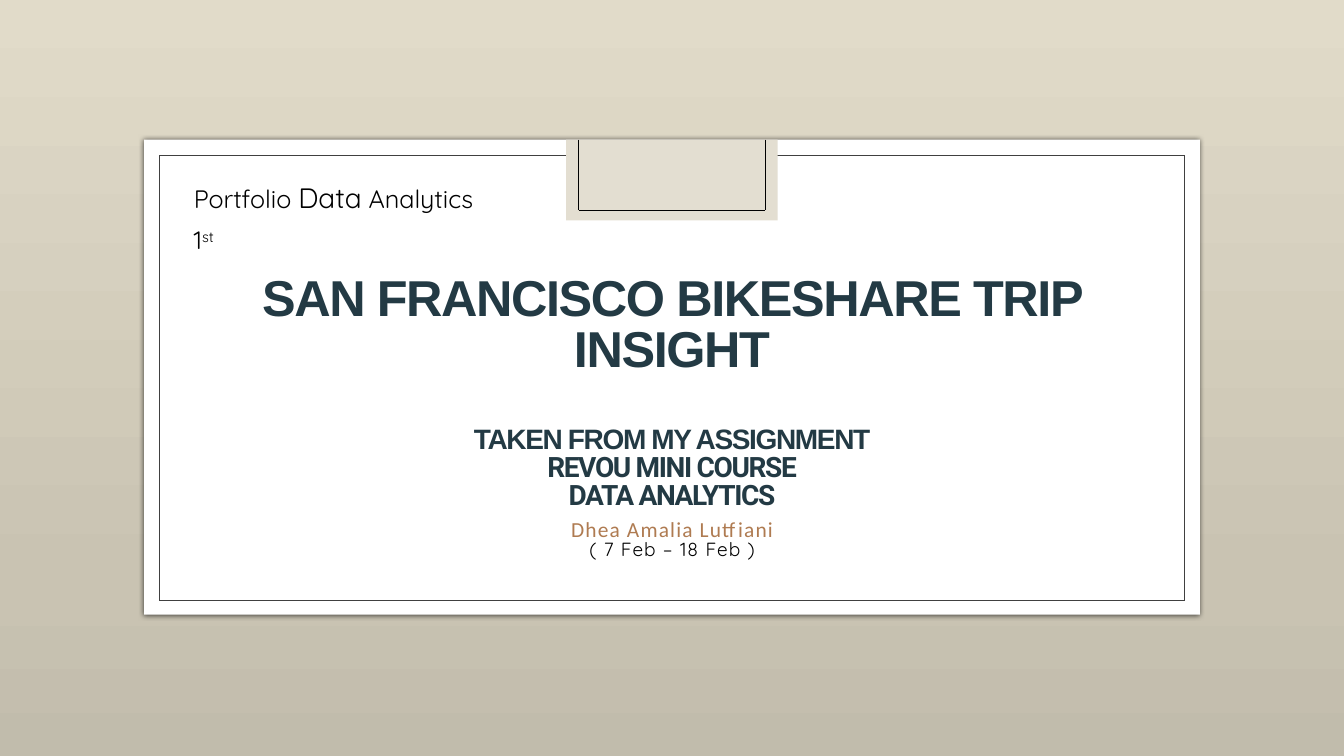
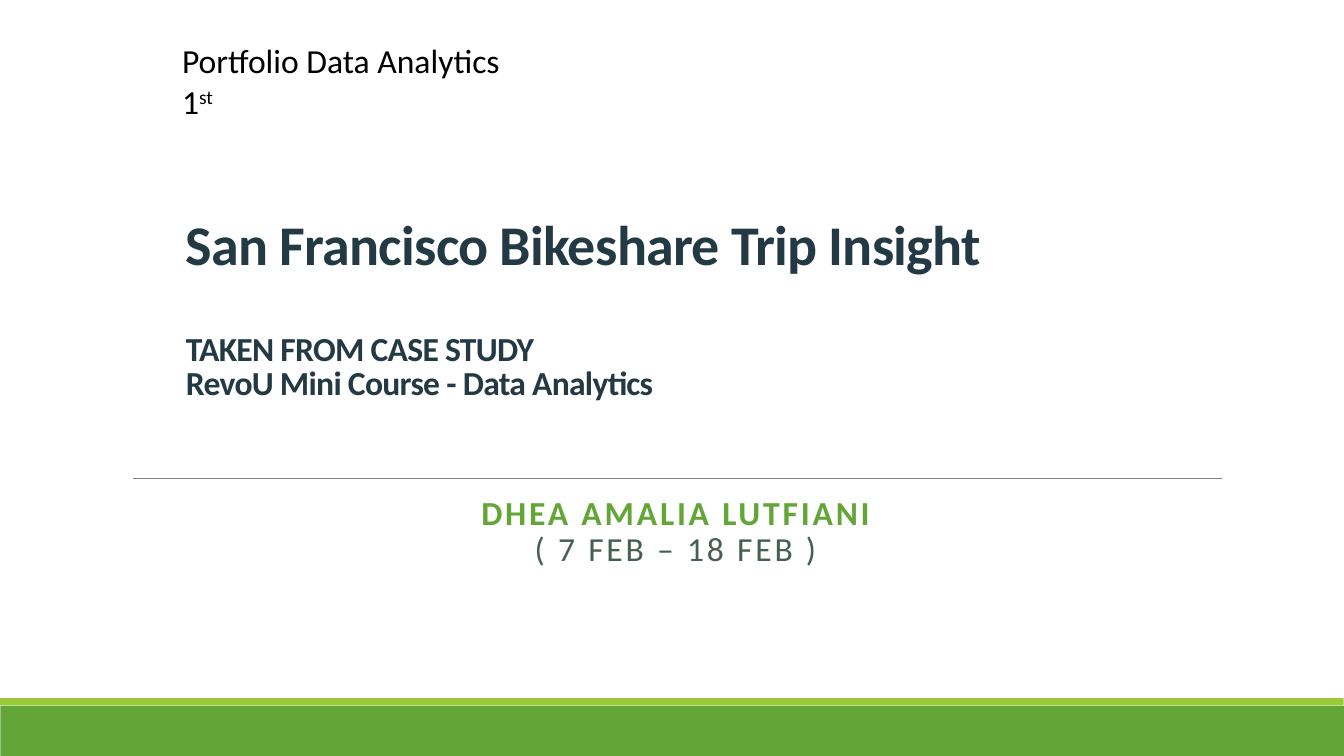
Before and after one commit to damalialutfiani/Assignment1-Data-Analytics-revou, a slide deck: slide 1 of ASSIGNMENT1.pptx. Drawn at 1344x756 pixels with LibreOffice and Linux fonts; fonts in the diff are those of the drawing; background and template pictures are left out. Boxes give left, top, right and bottom in pixels: in the first picture for what was removed or moved away, otherwise in the second. Text is boxed around its words. In the diff, an @@ line names an element or a change of style, - is before the commit and + after.

```diff
--- a/ASSIGNMENT1.pptx
+++ b/ASSIGNMENT1.pptx
@@ background picture (left out) to #FFFFFF @@
@@ text at box(182, 49, 499, 79): paragraph added @@
+1st
@@ text "Portfolio Data Analytics": place and size @@
-text "Portfolio Data Analytics" at box(194, 188, 473, 213)
+text "Portfolio Data Analytics" at box(182, 49, 499, 79)
@@ text at box(182, 49, 499, 79): size 18 to 24 pt in "Portfolio Analytics"; size 20 to 24 pt in "Data"; font Quicksand to Calibri in "Portfolio Data Analytics" @@
@@ rectangle removed at box(144, 140, 1200, 615) @@
@@ rectangle removed at box(567, 140, 778, 221) @@
@@ line removed from (579, 140) to (579, 211) @@
@@ line removed from (765, 140) to (765, 211) @@
@@ rectangle removed at box(159, 155, 1185, 600) @@
@@ title "San Francisco Bikeshare Trip Insight ..." at box(186, 225, 981, 401): vertical alignment middle to bottom @@
@@ text removed at box(184, 220, 238, 260) @@
-1st
@@ title at box(186, 225, 981, 401): text changed; size 20 to 24 pt; font Arial to Calibri @@
-SAN FRANCISCO BIKESHARE TRIP INSIGHT
-TAKEN FROM MY ASSIGNMENT
-REVOU MINI COURSE
-DATA ANALYTICS
+San Francisco Bikeshare Trip Insight
+TAKEN FROM CASE STUDY
+RevoU Mini Course - Data Analytics
@@ line removed from (579, 211) to (765, 211) @@
@@ line added from (133, 479) to (1222, 479), #808080 0.5 pt @@
@@ subtitle at box(481, 503, 869, 562): text changed; size 15.3 to 24 pt; text colour #AF7B51 to #63A537; bold on @@
-Dhea Amalia Lutfiani
-( 7 Feb – 18 Feb )
+DHEA AMALIA LUTFIANI
+( 7 FEB – 18 FEB )
@@ rectangle added at box(0, 706, 1344, 756), fill #63A537 @@
@@ rectangle added at box(0, 699, 1344, 706), fill #99CB38 @@
```
Also in this commit, not shown: 9 other slides changed, 5 slides added, 5 slides removed.
